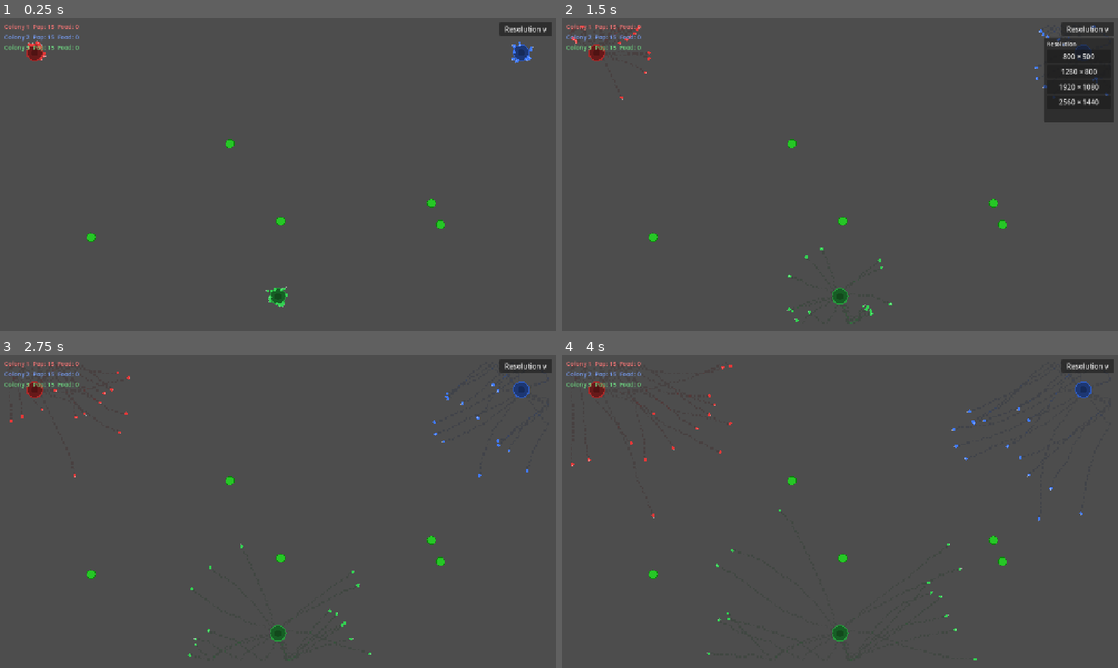
Above: before the commit, frames 1-4 (two rows, left to right).
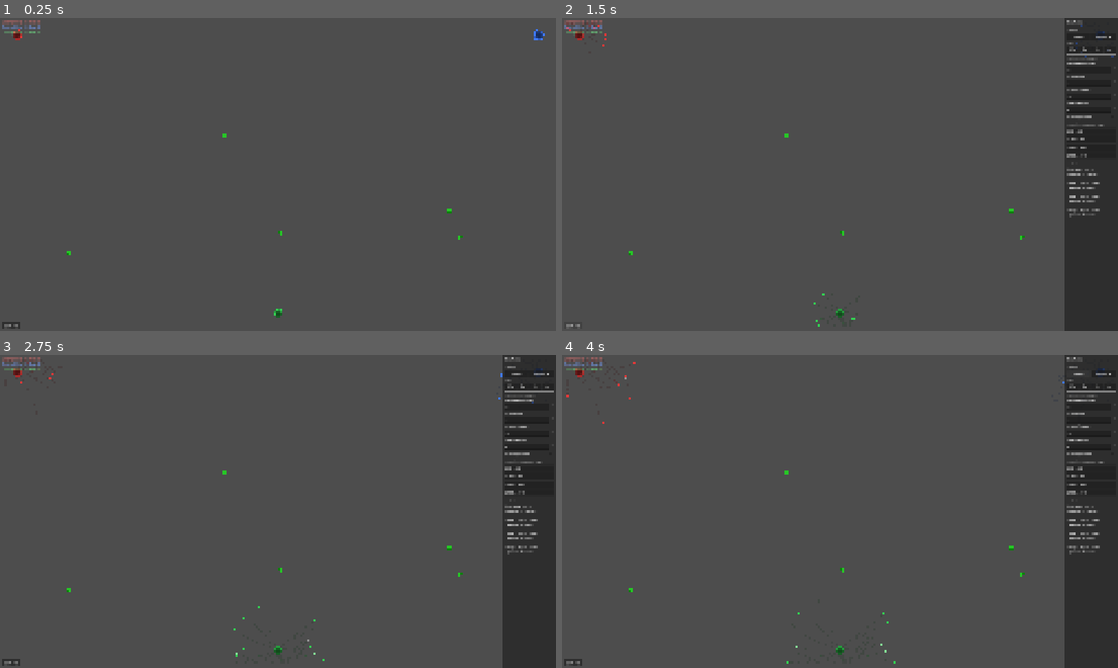
Above: after the commit, the same moments.

Repository: JustinBraben/the_colony
Game: Godot game, scene res://scenes/main.tscn
The game is run twice, just before and just after one commit, with the same random seed, the same clock (stepped at 60 frames per second) and the same inputs.
Inputs (mouse positions are in pixels of both pictures, inside the frame that each line leads up to):
- Up to frame 1 (0.25 s): no input
- Up to frame 2 (1.5 s): click (1090, 30) at 0.5 s, where only the run before the commit has a clickable "Resolution v"; click (573, 324) at 1.25 s, where only the run after the commit has a clickable "DEV F1"
- Up to frame 3 (2.75 s): click (517, 392) at 2 s, where only the run before the commit has a clickable "800 × 500"
- Up to frame 4 (4 s): click (1079, 373) at 2.75 s, where only the run after the commit has a clickable "Pause"; click (1079, 373) at 3.5 s, where only the run after the commit has a clickable "Resume"

The runs differ from the first frame. In frame 1, 1.6% of the frame differs, in the area x 0-100%, y 0-100%; in frame 2, 9.4%; in frame 3, 10%; in frame 4, 10%.

Commit message:
dev tools added

Diff:
--- a/project.godot
+++ b/project.godot
@@ -18,8 +18,8 @@
 
 [display]
 
-window/size/viewport_width=1280
-window/size/viewport_height=720
+window/size/viewport_width=2560
+window/size/viewport_height=1440
 window/stretch/mode="canvas_items"
 window/stretch/aspect="expand"
 
--- a/scenes/main.tscn
+++ b/scenes/main.tscn
@@ -2,7 +2,7 @@
 
 [ext_resource type="Script" path="res://scripts/main.gd" id="1_mainscr"]
 [ext_resource type="Script" path="res://scripts/pheromone_map.gd" id="2_pmapscr"]
-[ext_resource type="Script" path="res://scripts/resolution_menu.gd" id="4_resmenu"]
+[ext_resource type="Script" path="res://scripts/dev_panel.gd" id="5_devpanel"]
 
 [node name="Main" type="Node2D"]
 script = ExtResource("1_mainscr")
@@ -17,6 +17,7 @@
 [node name="Ants" type="Node2D" parent="."]
 
 [node name="UI" type="CanvasLayer" parent="."]
+process_mode = 3
 
 [node name="ColonyStats" type="VBoxContainer" parent="UI"]
 offset_left = 10.0
@@ -24,43 +25,7 @@
 offset_right = 280.0
 offset_bottom = 80.0
 
-[node name="ResolutionMenu" type="Control" parent="UI"]
+[node name="DevPanel" type="Control" parent="UI"]
 anchor_right = 1.0
 anchor_bottom = 1.0
-script = ExtResource("4_resmenu")
-
-[node name="ToggleButton" type="Button" parent="UI/ResolutionMenu"]
-anchor_left = 1.0
-anchor_top = 0.0
-anchor_right = 1.0
-anchor_bottom = 0.0
-offset_left = -130.0
-offset_top = 10.0
-offset_right = -10.0
-offset_bottom = 38.0
-text = "Resolution v"
-
-[node name="Panel" type="Panel" parent="UI/ResolutionMenu"]
-anchor_left = 1.0
-anchor_top = 0.0
-anchor_right = 1.0
-anchor_bottom = 0.0
-offset_left = -170.0
-offset_top = 45.0
-offset_right = -10.0
-offset_bottom = 240.0
-visible = false
-
-[node name="VBoxContainer" type="VBoxContainer" parent="UI/ResolutionMenu/Panel"]
-anchor_right = 1.0
-anchor_bottom = 1.0
-offset_left = 6.0
-offset_top = 6.0
-offset_right = -6.0
-offset_bottom = -6.0
-
-[node name="TitleLabel" type="Label" parent="UI/ResolutionMenu/Panel/VBoxContainer"]
-text = "Resolution"
-theme_override_font_sizes/font_size = 13
-
-[connection signal="pressed" from="UI/ResolutionMenu/ToggleButton" to="UI/ResolutionMenu" method="_on_toggle_pressed"]
+script = ExtResource("5_devpanel")
--- a/scripts/colony.gd
+++ b/scripts/colony.gd
@@ -12,13 +12,16 @@
 var food_collected: int = 0
 var food_for_reproduction: int = 0
 var is_alive: bool = true
+var ants_spawned: int = 0
+var combat_losses: int = 0
 
 var _pheromone_map: Node2D
 var _ants_container: Node2D
 var _ant_scene: PackedScene
 
 
-func setup(id: int, color: Color, p_pheromone_map: Node2D, p_ants_container: Node2D) -> void:
+func setup(id: int, color: Color, p_pheromone_map: Node2D, p_ants_container: Node2D,
+		initial_ants: int = INITIAL_ANTS) -> void:
 	colony_id = id
 	colony_color = color
 	_pheromone_map = p_pheromone_map
@@ -29,8 +32,10 @@
 	food_collected = 0
 	food_for_reproduction = 0
 	is_alive = true
+	ants_spawned = 0
+	combat_losses = 0
 
-	for i in range(INITIAL_ANTS):
+	for i in range(initial_ants):
 		spawn_ant()
 
 
@@ -45,6 +50,7 @@
 	ant.colony_id = colony_id
 	ant.colony_color = colony_color
 	population += 1
+	ants_spawned += 1
 
 
 func collect_food() -> void:
@@ -57,6 +63,7 @@
 
 func on_ant_died() -> void:
 	population -= 1
+	combat_losses += 1
 	if population <= 0:
 		population = 0
 		is_alive = false
--- /dev/null
+++ b/scripts/dev_panel.gd
@@ -0,0 +1,302 @@
+class_name DevPanel
+extends Control
+
+# Reference set in _ready by walking up the scene tree
+var _main: Node2D
+
+# Built programmatically
+var _panel: PanelContainer
+var _toggle_btn: Button
+var _pause_btn: Button
+var _stats_label: Label
+var _pause_overlay: Label
+
+# Config spinboxes / checkbox
+var _sb_ants: SpinBox
+var _sb_food_sources: SpinBox
+var _sb_food_qty: SpinBox
+var _sb_fight_range: SpinBox
+var _cb_random_pos: CheckBox
+
+const PANEL_WIDTH := 245.0
+
+
+func _ready() -> void:
+	# Walk up: DevPanel → UI (CanvasLayer) → Main
+	_main = get_parent().get_parent() as Node2D
+	process_mode = Node.PROCESS_MODE_ALWAYS
+
+	_build_pause_overlay()
+	_build_toggle_button()
+	_build_panel()
+
+
+func _process(_delta: float) -> void:
+	if _stats_label != null and _panel.visible:
+		_update_stats_label()
+
+
+func _input(event: InputEvent) -> void:
+	if not event is InputEventKey or not (event as InputEventKey).pressed:
+		return
+	match (event as InputEventKey).keycode:
+		KEY_F1:    _toggle_panel()
+		KEY_SPACE: _toggle_pause()
+		KEY_R:     _do_restart()
+
+
+# ---------------------------------------------------------------------------
+# UI construction
+# ---------------------------------------------------------------------------
+
+func _build_pause_overlay() -> void:
+	_pause_overlay = Label.new()
+	_pause_overlay.process_mode = Node.PROCESS_MODE_ALWAYS
+	_pause_overlay.text = "PAUSED"
+	_pause_overlay.horizontal_alignment = HORIZONTAL_ALIGNMENT_CENTER
+	_pause_overlay.vertical_alignment = VERTICAL_ALIGNMENT_CENTER
+	_pause_overlay.add_theme_font_size_override("font_size", 48)
+	_pause_overlay.add_theme_color_override("font_color", Color(1, 1, 1, 0.7))
+	_pause_overlay.anchor_left = 0.0
+	_pause_overlay.anchor_top = 0.0
+	_pause_overlay.anchor_right = 1.0
+	_pause_overlay.anchor_bottom = 1.0
+	_pause_overlay.mouse_filter = Control.MOUSE_FILTER_IGNORE
+	_pause_overlay.hide()
+	add_child(_pause_overlay)
+
+
+func _build_toggle_button() -> void:
+	_toggle_btn = Button.new()
+	_toggle_btn.process_mode = Node.PROCESS_MODE_ALWAYS
+	_toggle_btn.text = "DEV  F1"
+	_toggle_btn.anchor_left = 0.0
+	_toggle_btn.anchor_top = 1.0
+	_toggle_btn.anchor_right = 0.0
+	_toggle_btn.anchor_bottom = 1.0
+	_toggle_btn.offset_left = 10.0
+	_toggle_btn.offset_top = -38.0
+	_toggle_btn.offset_right = 90.0
+	_toggle_btn.offset_bottom = -10.0
+	_toggle_btn.pressed.connect(_toggle_panel)
+	add_child(_toggle_btn)
+
+
+func _build_panel() -> void:
+	_panel = PanelContainer.new()
+	_panel.process_mode = Node.PROCESS_MODE_ALWAYS
+	_panel.anchor_left = 1.0
+	_panel.anchor_top = 0.0
+	_panel.anchor_right = 1.0
+	_panel.anchor_bottom = 1.0
+	_panel.offset_left = -PANEL_WIDTH
+	_panel.offset_right = 0.0
+	_panel.hide()
+	add_child(_panel)
+
+	var scroll := ScrollContainer.new()
+	scroll.anchor_right = 1.0
+	scroll.anchor_bottom = 1.0
+	scroll.horizontal_scroll_mode = ScrollContainer.SCROLL_MODE_DISABLED
+	_panel.add_child(scroll)
+
+	var margin := MarginContainer.new()
+	margin.add_theme_constant_override("margin_left", 8)
+	margin.add_theme_constant_override("margin_right", 8)
+	margin.add_theme_constant_override("margin_top", 8)
+	margin.add_theme_constant_override("margin_bottom", 8)
+	scroll.add_child(margin)
+
+	var vbox := VBoxContainer.new()
+	vbox.add_theme_constant_override("separation", 6)
+	vbox.custom_minimum_size.x = PANEL_WIDTH - 20.0
+	margin.add_child(vbox)
+
+	_add_title(vbox, "Dev Tools")
+	_add_separator(vbox)
+
+	# --- Controls section ---
+	_add_section_label(vbox, "Controls")
+
+	var ctrl_row := HBoxContainer.new()
+	vbox.add_child(ctrl_row)
+
+	_pause_btn = Button.new()
+	_pause_btn.text = "Pause"
+	_pause_btn.size_flags_horizontal = Control.SIZE_EXPAND_FILL
+	_pause_btn.pressed.connect(_toggle_pause)
+	ctrl_row.add_child(_pause_btn)
+
+	var restart_btn := Button.new()
+	restart_btn.text = "Restart  R"
+	restart_btn.size_flags_horizontal = Control.SIZE_EXPAND_FILL
+	restart_btn.pressed.connect(_do_restart)
+	ctrl_row.add_child(restart_btn)
+
+	_add_section_label(vbox, "Speed")
+	var speed_row := HBoxContainer.new()
+	vbox.add_child(speed_row)
+	for spd: float in [0.5, 1.0, 2.0, 4.0]:
+		var btn := Button.new()
+		btn.text = "%.0fx" % spd if spd >= 1.0 else "0.5x"
+		btn.size_flags_horizontal = Control.SIZE_EXPAND_FILL
+		btn.pressed.connect(func() -> void: Engine.time_scale = spd)
+		speed_row.add_child(btn)
+
+	_add_separator(vbox)
+
+	# --- Config section ---
+	_add_section_label(vbox, "Config  (restart to apply)")
+
+	_sb_ants = _add_spinbox(vbox, "Starting ants / colony", 5, 50, _main.cfg_initial_ants)
+	_sb_ants.value_changed.connect(func(v: float) -> void: _main.cfg_initial_ants = int(v))
+
+	_sb_food_sources = _add_spinbox(vbox, "Food sources", 1, 15, _main.cfg_food_source_count)
+	_sb_food_sources.value_changed.connect(func(v: float) -> void: _main.cfg_food_source_count = int(v))
+
+	_sb_food_qty = _add_spinbox(vbox, "Food qty / source", 10, 200, _main.cfg_food_quantity, 5)
+	_sb_food_qty.value_changed.connect(func(v: float) -> void: _main.cfg_food_quantity = int(v))
+
+	_sb_fight_range = _add_spinbox(vbox, "Fight range (px)", 2, 40, _main.cfg_fight_range)
+	_sb_fight_range.value_changed.connect(func(v: float) -> void: _main.cfg_fight_range = v)
+
+	var pos_row := HBoxContainer.new()
+	vbox.add_child(pos_row)
+	var pos_lbl := Label.new()
+	pos_lbl.text = "Random positions"
+	pos_lbl.size_flags_horizontal = Control.SIZE_EXPAND_FILL
+	pos_lbl.add_theme_font_size_override("font_size", 13)
+	pos_row.add_child(pos_lbl)
+	_cb_random_pos = CheckBox.new()
+	_cb_random_pos.button_pressed = _main.cfg_random_positions
+	_cb_random_pos.toggled.connect(func(v: bool) -> void: _main.cfg_random_positions = v)
+	pos_row.add_child(_cb_random_pos)
+
+	_add_separator(vbox)
+
+	# --- Resolution section ---
+	_add_section_label(vbox, "Resolution  (standalone only)")
+	const PRESETS: Array[Dictionary] = [
+		{"label": "800 x 500",   "size": Vector2i(800,  500)},
+		{"label": "1280 x 800",  "size": Vector2i(1280, 800)},
+		{"label": "1920 x 1080", "size": Vector2i(1920, 1080)},
+		{"label": "2560 x 1440", "size": Vector2i(2560, 1440)},
+	]
+	for preset: Dictionary in PRESETS:
+		var btn := Button.new()
+		btn.text = preset.label
+		btn.alignment = HORIZONTAL_ALIGNMENT_LEFT
+		var size: Vector2i = preset.size
+		btn.pressed.connect(func() -> void: _set_resolution(size))
+		vbox.add_child(btn)
+
+	_add_separator(vbox)
+
+	# --- Stats section ---
+	_add_section_label(vbox, "Live Stats")
+
+	_stats_label = Label.new()
+	_stats_label.add_theme_font_size_override("font_size", 13)
+	_stats_label.autowrap_mode = TextServer.AUTOWRAP_OFF
+	vbox.add_child(_stats_label)
+
+
+# --- Widget helpers ---
+
+func _add_title(parent: VBoxContainer, text: String) -> void:
+	var lbl := Label.new()
+	lbl.text = text
+	lbl.add_theme_font_size_override("font_size", 15)
+	parent.add_child(lbl)
+
+
+func _add_section_label(parent: VBoxContainer, text: String) -> void:
+	var lbl := Label.new()
+	lbl.text = text
+	lbl.add_theme_font_size_override("font_size", 12)
+	lbl.add_theme_color_override("font_color", Color(0.7, 0.7, 0.7))
+	parent.add_child(lbl)
+
+
+func _add_separator(parent: VBoxContainer) -> void:
+	parent.add_child(HSeparator.new())
+
+
+func _add_spinbox(parent: VBoxContainer, label: String,
+		min_val: float, max_val: float, current: float, step: float = 1.0) -> SpinBox:
+	var lbl := Label.new()
+	lbl.text = label
+	lbl.add_theme_font_size_override("font_size", 13)
+	parent.add_child(lbl)
+	var sb := SpinBox.new()
+	sb.min_value = min_val
+	sb.max_value = max_val
+	sb.step = step
+	sb.value = current
+	sb.suffix = ""
+	parent.add_child(sb)
+	return sb
+
+
+# --- Actions ---
+
+func _toggle_panel() -> void:
+	_panel.visible = not _panel.visible
+
+
+func _toggle_pause() -> void:
+	if _main.is_paused():
+		_main.resume_sim()
+		_pause_btn.text = "Pause"
+		_pause_overlay.hide()
+	else:
+		_main.pause_sim()
+		_pause_btn.text = "Resume"
+		_pause_overlay.show()
+
+
+func _do_restart() -> void:
+	if _main.is_paused():
+		_main.resume_sim()
+		_pause_btn.text = "Pause"
+		_pause_overlay.hide()
+	_main.restart()
+
+
+# --- Live stats ---
+
+func _set_resolution(size: Vector2i) -> void:
+	if OS.has_feature("editor"):
+		return
+	DisplayServer.window_set_size(size)
+	var screen_pos := DisplayServer.screen_get_position()
+	var screen_size := DisplayServer.screen_get_size()
+	DisplayServer.window_set_position(screen_pos + (screen_size - size) / 2)
+
+
+func _update_stats_label() -> void:
+	var cols: Array[Colony] = _main._colonies
+	var total_secs := int(_main.sim_time)
+	var mm := total_secs / 60
+	var ss := total_secs % 60
+	var fps := Engine.get_frames_per_second()
+
+	var total_ants := 0
+	for col: Colony in cols:
+		total_ants += col.population
+
+	var lines: PackedStringArray = []
+	lines.append("Time: %02d:%02d   FPS: %d" % [mm, ss, fps])
+	lines.append("Total ants: %d   Fights: %d" % [total_ants, _main.combat_events])
+	lines.append("")
+
+	for col: Colony in cols:
+		var c_name := "Colony %d" % (col.colony_id + 1)
+		if col.is_alive:
+			lines.append("%s  Pop:%d  Food:%d" % [c_name, col.population, col.food_collected])
+			lines.append("  Spawned:%d  Lost:%d" % [col.ants_spawned, col.combat_losses])
+		else:
+			lines.append("%s  ELIMINATED" % c_name)
+		lines.append("")
+
+	_stats_label.text = "\n".join(lines)
--- a/scripts/main.gd
+++ b/scripts/main.gd
@@ -12,10 +12,18 @@
 	Color(0.25, 0.48, 1.00),  # blue
 	Color(0.20, 0.82, 0.32),  # green
 ]
-const FIGHT_RANGE := 8.0
-const FOOD_SOURCE_COUNT := 5
-const FOOD_QUANTITY := 50
 const COLONY_MARGIN := 80.0
+
+# --- Runtime-configurable parameters (edited by DevPanel before restart) ---
+var cfg_initial_ants: int = 15
+var cfg_food_source_count: int = 5
+var cfg_food_quantity: int = 50
+var cfg_fight_range: float = 8.0
+var cfg_random_positions: bool = false
+
+# --- Simulation state ---
+var sim_time: float = 0.0
+var combat_events: int = 0
 
 var _colonies: Array[Colony] = []
 var _stat_labels: Array[Label] = []
@@ -29,23 +37,99 @@
 	get_viewport().size_changed.connect(_on_viewport_resized)
 
 
-func _process(_delta: float) -> void:
+func _process(delta: float) -> void:
+	if not get_tree().paused:
+		sim_time += delta
 	_check_interactions()
 	_update_stats()
 
 
+# --- Public API for DevPanel ---
+
+func restart() -> void:
+	if get_tree().paused:
+		resume_sim()
+	_clear_simulation()
+	sim_time = 0.0
+	combat_events = 0
+	# Use call_deferred so queue_free nodes are removed before re-spawning
+	call_deferred("_deferred_restart")
+
+
+func _deferred_restart() -> void:
+	var vp := get_viewport_rect().size
+	pheromone_map.reinitialize(COLONY_COUNT, COLONY_COLORS)
+	_spawn_food(vp)
+	_spawn_colonies(vp)
+	_build_stat_labels()
+
+
+func pause_sim() -> void:
+	get_tree().paused = true
+
+
+func resume_sim() -> void:
+	get_tree().paused = false
+
+
+func is_paused() -> bool:
+	return get_tree().paused
+
+
+# --- Internal helpers ---
+
+func _clear_simulation() -> void:
+	for child in ants_container.get_children():
+		child.queue_free()
+	for child in food_sources.get_children():
+		child.queue_free()
+	for child in colonies_container.get_children():
+		child.queue_free()
+	_colonies.clear()
+
+
 func _spawn_colonies(vp: Vector2) -> void:
-	var positions: Array[Vector2] = [
-		Vector2(COLONY_MARGIN, COLONY_MARGIN),
-		Vector2(vp.x - COLONY_MARGIN, COLONY_MARGIN),
-		Vector2(vp.x / 2.0, vp.y - COLONY_MARGIN),
-	]
+	var positions := _colony_positions(vp)
 	for i in range(COLONY_COUNT):
 		var col := Colony.new()
 		colonies_container.add_child(col)
 		col.global_position = positions[i]
-		col.setup(i, COLONY_COLORS[i], pheromone_map, ants_container)
+		col.setup(i, COLONY_COLORS[i], pheromone_map, ants_container, cfg_initial_ants)
 		_colonies.append(col)
+
+
+func _colony_positions(vp: Vector2) -> Array[Vector2]:
+	if not cfg_random_positions:
+		return [
+			Vector2(COLONY_MARGIN, COLONY_MARGIN),
+			Vector2(vp.x - COLONY_MARGIN, COLONY_MARGIN),
+			Vector2(vp.x / 2.0, vp.y - COLONY_MARGIN),
+		]
+	# Random placement with minimum separation
+	const MIN_SEP := 200.0
+	var positions: Array[Vector2] = []
+	var attempts := 0
+	while positions.size() < COLONY_COUNT and attempts < 500:
+		attempts += 1
+		var pos := Vector2(
+			randf_range(COLONY_MARGIN, vp.x - COLONY_MARGIN),
+			randf_range(COLONY_MARGIN, vp.y - COLONY_MARGIN)
+		)
+		var ok := true
+		for existing: Vector2 in positions:
+			if pos.distance_to(existing) < MIN_SEP:
+				ok = false
+				break
+		if ok:
+			positions.append(pos)
+	# Fallback to fixed if random placement failed
+	if positions.size() < COLONY_COUNT:
+		return [
+			Vector2(COLONY_MARGIN, COLONY_MARGIN),
+			Vector2(vp.x - COLONY_MARGIN, COLONY_MARGIN),
+			Vector2(vp.x / 2.0, vp.y - COLONY_MARGIN),
+		]
+	return positions
 
 
 func _build_stat_labels() -> void:
@@ -70,7 +154,6 @@
 
 
 func _check_interactions() -> void:
-	# Gather all living ants once per frame
 	var all_ants: Array[Ant] = []
 	for node in ants_container.get_children():
 		var ant := node as Ant
@@ -109,18 +192,19 @@
 				continue
 			if a.colony_id == b.colony_id:
 				continue
-			if a.global_position.distance_to(b.global_position) <= FIGHT_RANGE:
+			if a.global_position.distance_to(b.global_position) <= cfg_fight_range:
 				dead.append(a)
 				dead.append(b)
 				break
 
-	# Apply deaths
+	if not dead.is_empty():
+		combat_events += 1
+
 	for ant: Ant in dead:
 		if ant.is_inside_tree():
 			_colonies[ant.colony_id].on_ant_died()
 			ant.queue_free()
 
-	# Redraw any newly eliminated colonies
 	for col: Colony in _colonies:
 		if not col.is_alive:
 			col.queue_redraw()
@@ -129,9 +213,9 @@
 func _spawn_food(vp: Vector2) -> void:
 	var food_scene := preload("res://scenes/food.tscn")
 	var margin := 120.0
-	for i in range(FOOD_SOURCE_COUNT):
+	for i in range(cfg_food_source_count):
 		var food := food_scene.instantiate() as Food
-		food.quantity = FOOD_QUANTITY
+		food.quantity = cfg_food_quantity
 		food_sources.add_child(food)
 		food.global_position = Vector2(
 			randf_range(margin, vp.x - margin),
@@ -140,15 +224,11 @@
 
 
 func _on_viewport_resized() -> void:
-	for child in ants_container.get_children():
-		child.queue_free()
-	for child in food_sources.get_children():
-		child.queue_free()
-	for child in colonies_container.get_children():
-		child.queue_free()
-	_colonies.clear()
+	_clear_simulation()
 	await get_tree().process_frame
 	var vp := get_viewport_rect().size
+	sim_time = 0.0
+	combat_events = 0
 	pheromone_map.reinitialize(COLONY_COUNT, COLONY_COLORS)
 	_spawn_food(vp)
 	_spawn_colonies(vp)
Not shown, added: scripts/dev_panel.gd.uid
